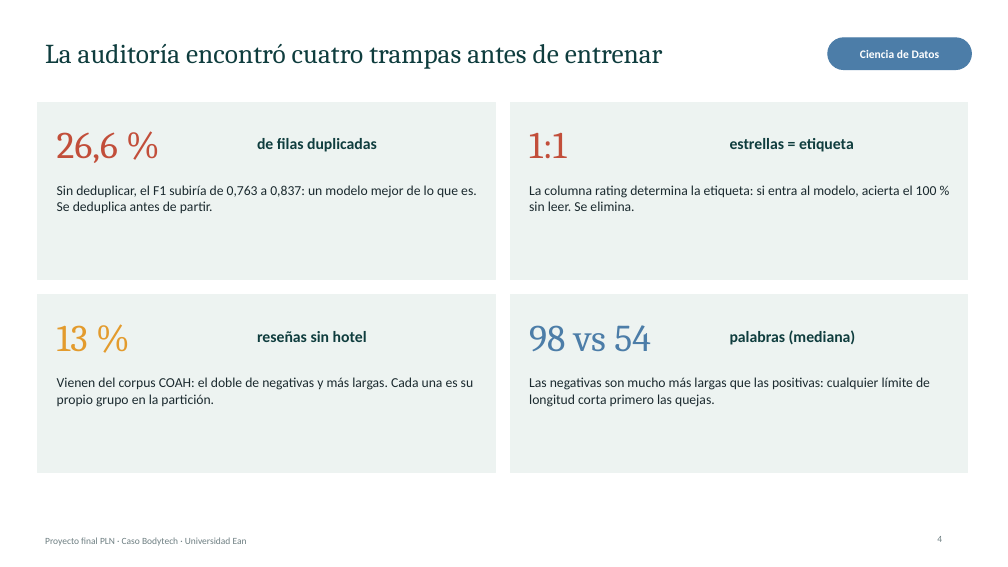
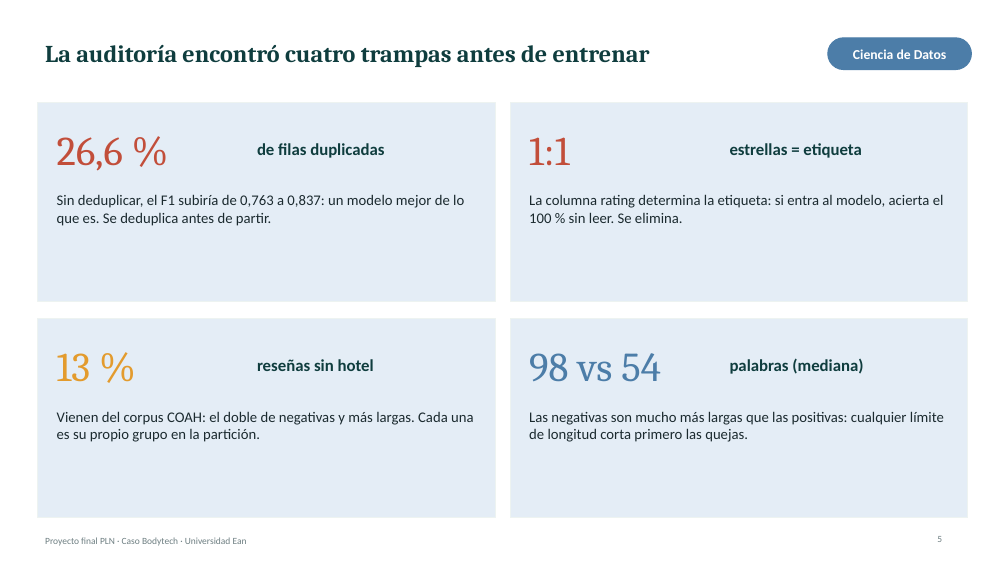
Before and after one commit to josephsbatista/proyecto-pln-bodytech, a slide deck: slide 5 of entregables/Presentacion_Final.pptx (slide 4 before the commit). Drawn at 1008x567 pixels with LibreOffice and Linux fonts; fonts in the diff are those of the drawing. Boxes give left, top, right and bottom in pixels: in the first picture for what was removed or moved away, otherwise in the second. Text is boxed around its words. In the diff, an @@ line names an element or a change of style, - is before the commit and + after.

```diff
--- a/entregables/Presentacion_Final.pptx
+++ b/entregables/Presentacion_Final.pptx
@@ title "La auditoría encontró cuatro trampas ..." at [45,45,650,67]: size 26 to 23 pt, bold on @@
@@ text "Ciencia de Datos" at [853,49,947,59]: size 11 to 13 pt @@
@@ rectangle: place and size @@
-rectangle at [38,102,495,280]
+rectangle at [38,102,495,302]
@@ rectangle: place and size @@
-rectangle at [510,102,968,280]
+rectangle at [510,102,968,302]
@@ text "Sin deduplicar, el F1 subiría ...": place and size @@
-text "Sin deduplicar, el F1 subiría ..." at [57,185,477,214]
+text "Sin deduplicar, el F1 subiría ..." at [57,194,464,226]
@@ text "La columna rating determina la ...": place and size @@
-text "La columna rating determina la ..." at [529,185,937,211]
+text "La columna rating determina la ..." at [529,194,944,223]
@@ rectangle: place and size @@
-rectangle at [38,295,495,473]
+rectangle at [38,318,495,518]
@@ fill #EDF3F1 to #E4EDF6 in 4 elements at [38,102,495,302], [510,102,968,302], [38,318,495,518], [510,318,968,518] @@
@@ rectangle: place and size @@
-rectangle at [510,295,968,473]
+rectangle at [510,318,968,518]
@@ text "13 %": place and size @@
-text "13 %" at [57,325,88,352]
+text "13 %" at [57,353,91,382]
@@ text "reseñas sin hotel": place and size @@
-text "reseñas sin hotel" at [257,331,367,342]
+text "reseñas sin hotel" at [257,359,374,371]
@@ size 36 to 39 pt in 4 elements at [57,137,123,171], [529,137,569,166], [57,353,91,382], [529,353,661,382] @@
@@ text "98 vs 54": place and size @@
-text "98 vs 54" at [529,325,651,352]
+text "98 vs 54" at [529,353,661,382]
@@ size 15 to 16 pt in 4 elements at [257,143,384,158], [730,143,861,158], [257,359,374,371], [730,358,863,374] @@
@@ text "palabras (mediana)": place and size @@
-text "palabras (mediana)" at [730,330,856,345]
+text "palabras (mediana)" at [730,358,863,374]
@@ text "Vienen del corpus COAH: el ...": place and size @@
-text "Vienen del corpus COAH: el ..." at [57,377,474,407]
+text "Vienen del corpus COAH: el ..." at [57,411,474,442]
@@ size 13 to 14 pt in 4 elements at [57,194,464,226], [529,194,944,223], [57,411,474,442], [529,411,944,442] @@
@@ text "Las negativas son mucho más ...": place and size @@
-text "Las negativas son mucho más ..." at [529,377,930,407]
+text "Las negativas son mucho más ..." at [529,411,944,442]
@@ page number at [937,536,942,542]: text changed @@
-4
+5
```
Also in this commit, not shown: 15 other slides changed, 1 slide added, 6 other files.
